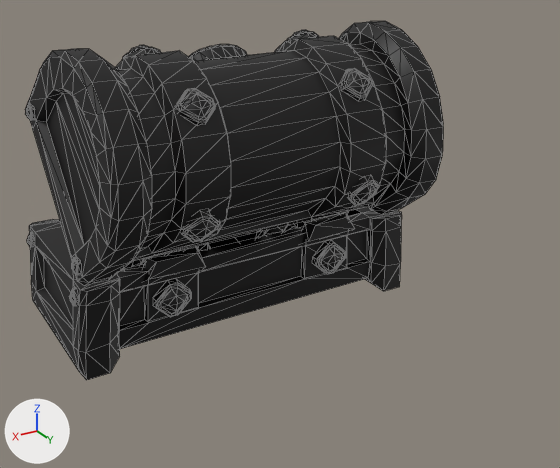
Two versions of the glTF model assets/model/treasure_chest.glb, one commit apart.
Both versions are drawn from a 50 mm camera at (4.88, 8.58, 6.61) aimed at (-0.79, -0.87, 1.88). Arrows for +X, +Y and +Z are at lower left; the lights stay in place. Both versions are drawn at frame 30 of the action 'Chest_open'; the numbers are the values there. Mesh edges are drawn as thin lines. Vertices at the same position are counted once.

Objects in the first picture: 'chest'.
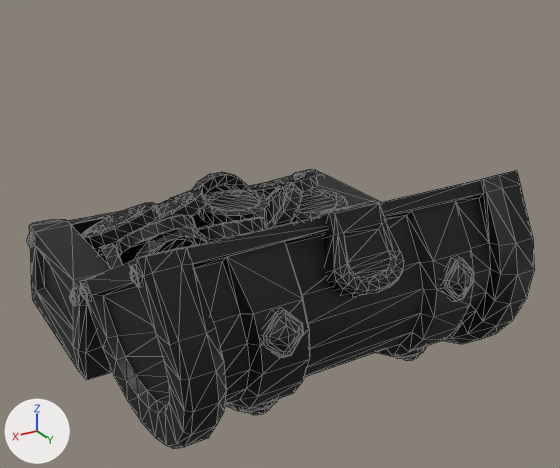
Where the change shows, as pixel boxes (x1, y1, x2, y2) in the pictures (560 x 468 px; the box of a moved part takes in the faces that stretch with it):
```json
{"object": "chest", "change": "reshaped", "before": [25, 21, 443, 380], "after": [27, 169, 535, 449], "on screen": "21% wider, 22% shorter"}
{"part": 1, "of": "me_chest", "change": "moved or reshaped", "before": [27, 21, 443, 286], "after": [80, 171, 535, 449]}
{"part": 2, "of": "me_chest", "change": "moved or reshaped", "before": [189, 44, 247, 61], "after": [318, 200, 404, 297]}
{"part": 3, "of": "me_chest", "change": "moved or reshaped", "before": [287, 30, 319, 41], "after": [441, 256, 474, 301]}
{"part": 4, "of": "me_chest", "change": "moved or reshaped", "before": [123, 45, 161, 58], "after": [260, 307, 304, 358]}
{"part": 5, "of": "me_chest", "change": "moved or reshaped", "before": [25, 104, 35, 120], "after": [130, 264, 143, 287]}
{"part": 6, "of": "me_chest", "change": "moved or reshaped", "before": [347, 176, 379, 206], "on screen": "not visible afterwards"}
{"part": 7, "of": "me_chest", "change": "moved or reshaped", "before": [181, 210, 220, 242], "on screen": "not visible afterwards"}
{"part": 8, "of": "me_chest", "change": "moved or reshaped", "before": [72, 257, 81, 275], "after": [80, 284, 91, 302]}
{"part": 9, "of": "me_chest", "change": "moved or reshaped", "before": [340, 68, 373, 101], "after": [395, 347, 426, 361]}
{"part": 10, "of": "me_chest", "change": "moved or reshaped", "before": [176, 88, 216, 125], "after": [241, 399, 278, 415]}
```

Edits to the scene script, one JSON object a line:
```json
{"block": "me_chest", "where": "me_chest.from_pydata(...)  # 1918 vertices, 3401 faces; spans x -3.75..2.37, y -4.25..-0.17, z 0.0..4.79"}
{"block": "me_chest", "where": "# used by ob_chest; location = (0.0, 0.0, 0.0)"}
{"block": "me_chest", "change": "me_chest part 1: the loose piece of 345 vertices spanning x -3.62..2.24, y -3.33..-0.17, z 1.53..4.79 is turned -102 degrees about the x axis through its middle, then moved by (0.0, 1.99, -1.54)"}
{"block": "me_chest", "change": "me_chest part 2: the loose piece of 71 vertices spanning x -1.23..-0.16, y -3.32..-2.27, z 3.52..4.53 is turned -102 degrees about the x axis through its middle, then moved by (0.0, 4.09, -1.56)"}
{"block": "me_chest", "change": "me_chest part 3: the loose piece of 37 vertices spanning x -2.38..-1.8, y -2.58..-1.98, z 4.34..4.69 is turned -102 degrees about the x axis through its middle, then moved by (0.0, 3.95, -2.67)"}
{"block": "me_chest", "change": "me_chest part 4: the loose piece of 37 vertices spanning x 0.42..1.0, y -2.58..-1.98, z 4.34..4.69 is turned -102 degrees about the x axis through its middle, then moved by (0.0, 3.95, -2.67)"}
{"block": "me_chest", "change": "me_chest part 5: the loose piece of 37 vertices spanning x 2.19..2.3, y -3.15..-2.9, z 3.61..3.83 is turned -102 degrees about the x axis through its middle, then moved by (0.0, 4.07, -0.98)"}
{"block": "me_chest", "change": "me_chest part 6: the loose piece of 37 vertices spanning x -2.38..-1.8, y -0.73..-0.33, z 2.18..2.74 is turned -102 degrees about the x axis through its middle, then moved by (0.0, -0.17, -1.89)"}
{"block": "me_chest", "change": "me_chest part 7: the loose piece of 37 vertices spanning x 0.42..1.0, y -0.73..-0.33, z 2.18..2.74 is turned -102 degrees about the x axis through its middle, then moved by (0.0, -0.17, -1.89)"}
{"block": "me_chest", "change": "me_chest part 8: the loose piece of 37 vertices spanning x 2.19..2.3, y -1.54..-1.31, z 1.73..1.97 is turned -102 degrees about the x axis through its middle, then moved by (0.0, 0.31, -0.28)"}
{"block": "me_chest", "change": "me_chest part 9: the loose piece of 37 vertices spanning x -2.27..-1.72, y -0.88..-0.5, z 3.88..4.31 is turned -102 degrees about the x axis through its middle, then moved by (0.0, 1.62, -3.72)"}
{"block": "me_chest", "change": "me_chest part 10: the loose piece of 37 vertices spanning x 0.34..0.9, y -0.88..-0.5, z 3.88..4.31 is turned -102 degrees about the x axis through its middle, then moved by (0.0, 1.62, -3.72)"}
```
